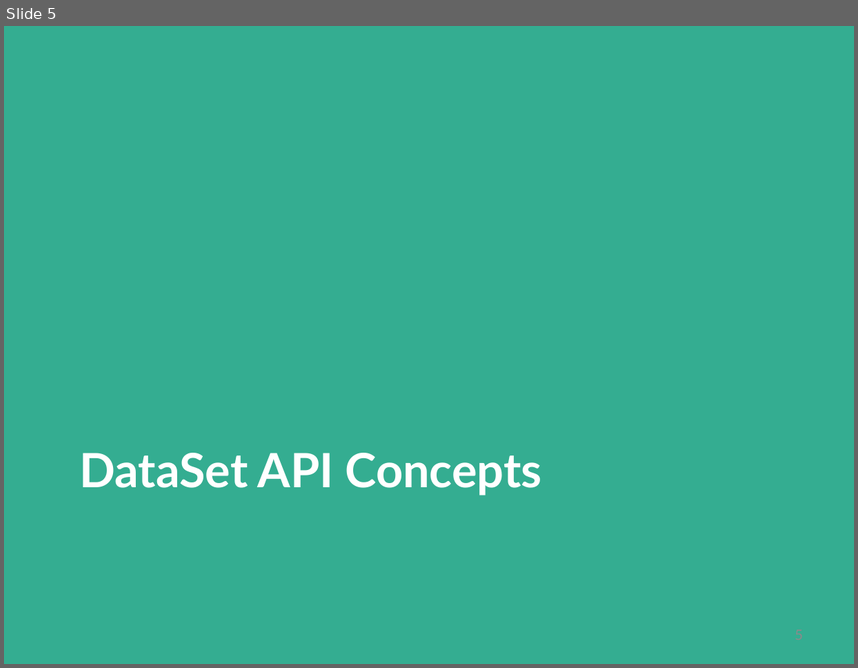
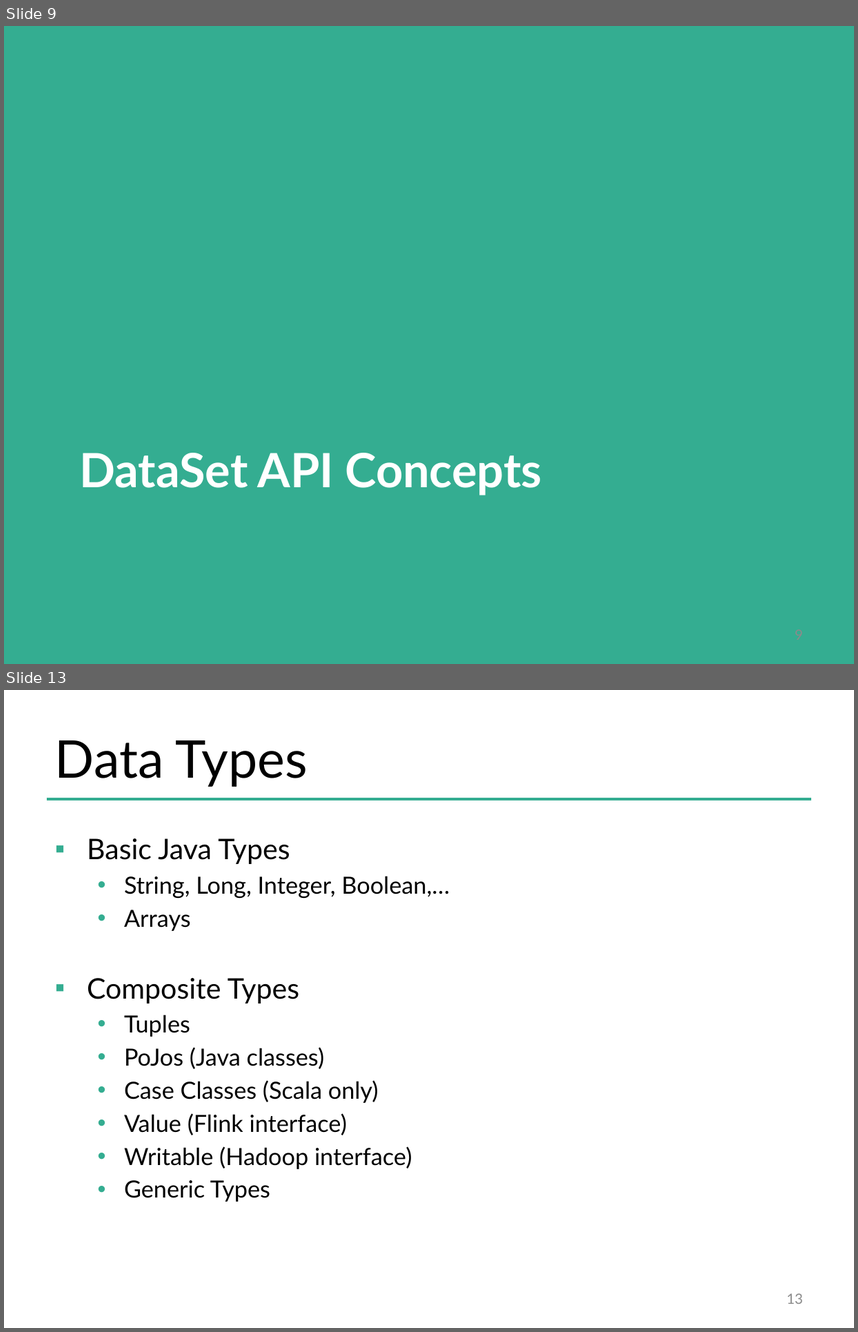
Before and after one commit to dataArtisans/flink-training-web, a slide deck: slides/flink_batch_basics.pptx. Shown one above the other, each under a label of ours: slide 5 before the commit, slides 9 and 13 after it; the slides between them are not shown. The pictures are 858x668 and 858x1332 pixels, drawn with LibreOffice and Linux fonts; fonts in the diff are those of the drawing; background and template pictures are left out. Boxes give left, top, right and bottom in pixels: in the first picture for what was removed or moved away, otherwise in the second. Text is boxed around its words. In the diff, an @@ line names an element or a change of style, - is before the commit and + after.

Commit message:
add first draft of "Basics" slides

```diff
--- a/slides/flink_batch_basics.pptx
+++ b/slides/flink_batch_basics.pptx
@@ slide 13 added at (4, 690, 854, 1328), background #FFFFFF @@
@@ title added at (55, 740, 308, 787), 44 pt, text #000000 @@
+Data Types
@@ line added from (47, 799) to (811, 799), #34AD91 2 pt @@
@@ text added at (87, 838, 450, 1201), 20 pt, text #000000 @@
+▪ Basic Java Types
+  • String, Long, Integer, Boolean,…
+  • Arrays
+▪ Composite Types
+  • Tuples
+  • PoJos (Java classes)
+  • Case Classes (Scala only)
+  • Value (Flink interface)
+  • Writable (Hadoop interface)
+  • Generic Types
@@ page number added at (786, 1293, 803, 1303), 12 pt, text #8C8C8C @@
+13
@@ what was slide 5 is now slide 9 @@
```
Also in this commit, not shown: 6 slides changed, 15 other slides added.
